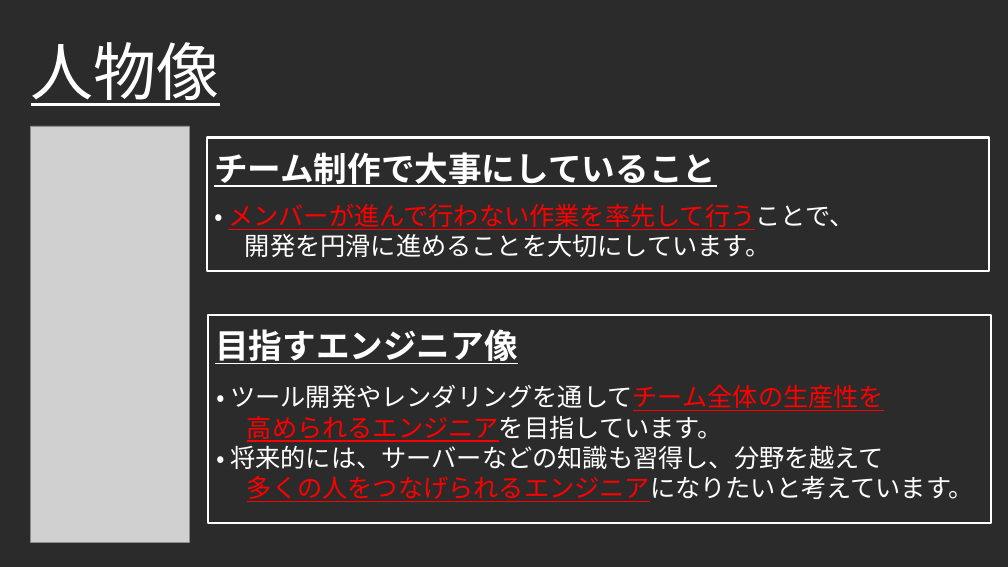
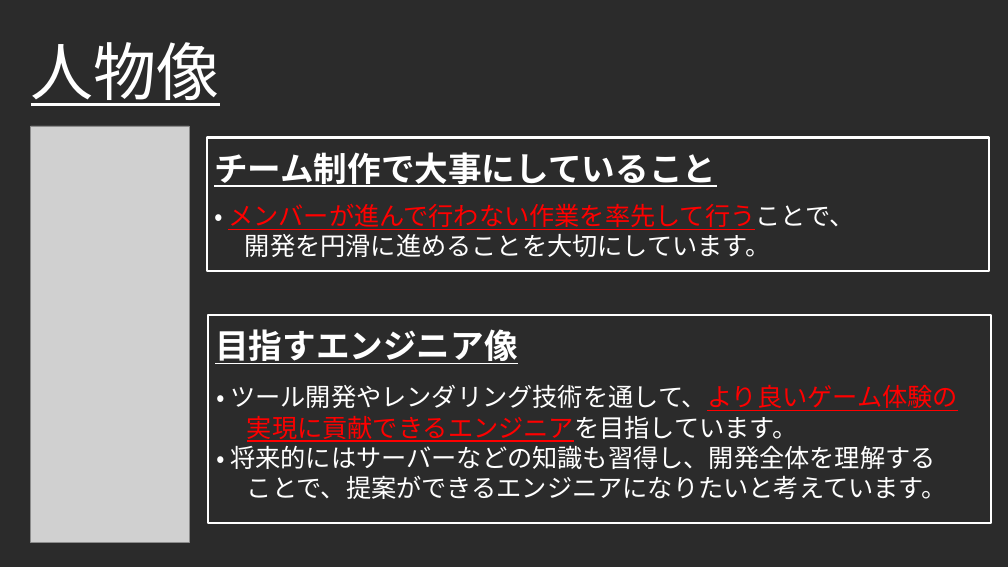
Before and after one commit to Takeshi0106/Action_Game, a slide deck: slide 4 of 0_PR/01_ポートフォリオ.pptx. Drawn at 1008x567 pixels with LibreOffice and Linux fonts; fonts in the diff are those of the drawing; grey boxes stand for pictures; background and template pictures are left out; a plain dark background stands for a picture behind light text. Boxes give left, top, right and bottom in pixels: in the first picture for what was removed or moved away, otherwise in the second. Text is boxed around its words. In the diff, an @@ line names an element or a change of style, - is before the commit and + after.

Commit message:
ポートフォリオ修正

```diff
--- a/0_PR/01_ポートフォリオ.pptx
+++ b/0_PR/01_ポートフォリオ.pptx
@@ text at (216, 384, 958, 499): text changed @@
-・ ツール開発やレンダリングを通してチーム全体の生産性を
-高められるエンジニアを目指しています。
-・ 将来的には、サーバーなどの知識も習得し、分野を越えて
-多くの人をつなげられるエンジニアになりたいと考えています。
+・ ツール開発やレンダリング技術を通して、より良いゲーム体験の
+実現に貢献できるエンジニアを目指しています。
+・ 将来的にはサーバーなどの知識も習得し、開発全体を理解する
+ことで、提案ができるエンジニアになりたいと考えています。
```
